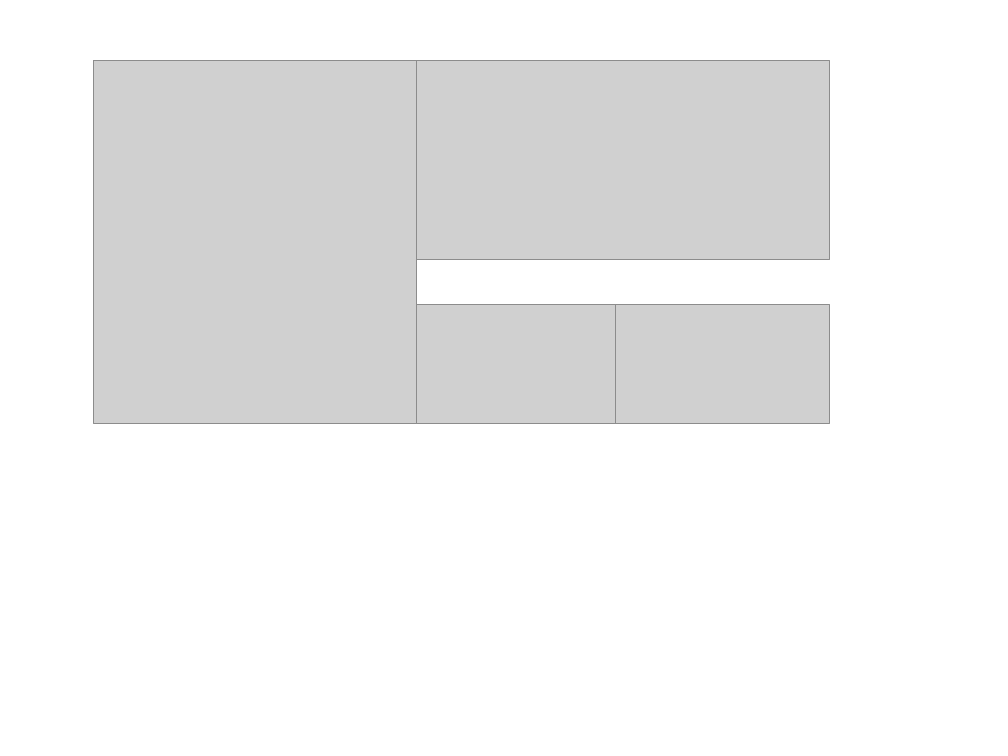
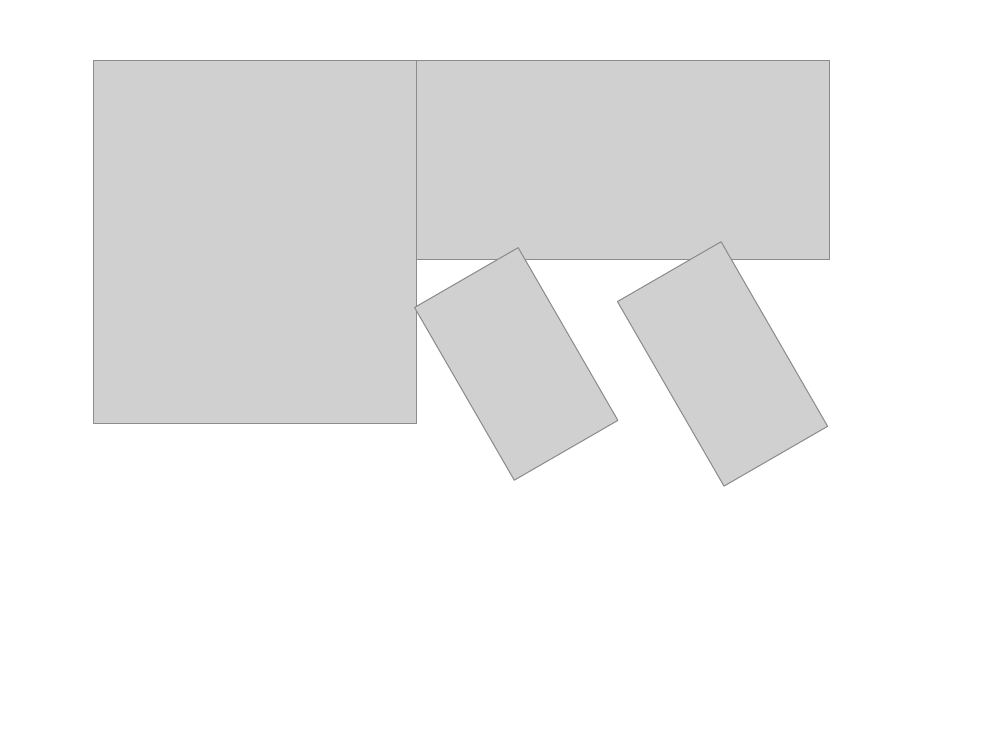
Before and after one commit to xpessoles/Cy_04_PSI_ModelisationDynamique, a slide deck: slide 1 of Revisions_Statique/Fiche_01_Statique_2D_TD_01_Hayon/images/Figures.pptx. Drawn at 1008x756 pixels with LibreOffice and Linux fonts; fonts in the diff are those of the drawing; grey boxes stand for pictures. Boxes give left, top, right and bottom in pixels: in the first picture for what was removed or moved away, otherwise in the second. Text is boxed around its words. In the diff, an @@ line names an element or a change of style, - is before the commit and + after.

```diff
--- a/Revisions_Statique/Fiche_01_Statique_2D_TD_01_Hayon/images/Figures.pptx
+++ b/Revisions_Statique/Fiche_01_Statique_2D_TD_01_Hayon/images/Figures.pptx
@@ picture at [414, 248, 618, 481]: rotation 0 to 60 degrees @@
@@ picture at [617, 242, 827, 486]: rotation 0 to 60 degrees @@
```
Also in this commit, not shown: 1 slide added, 3 other files.
